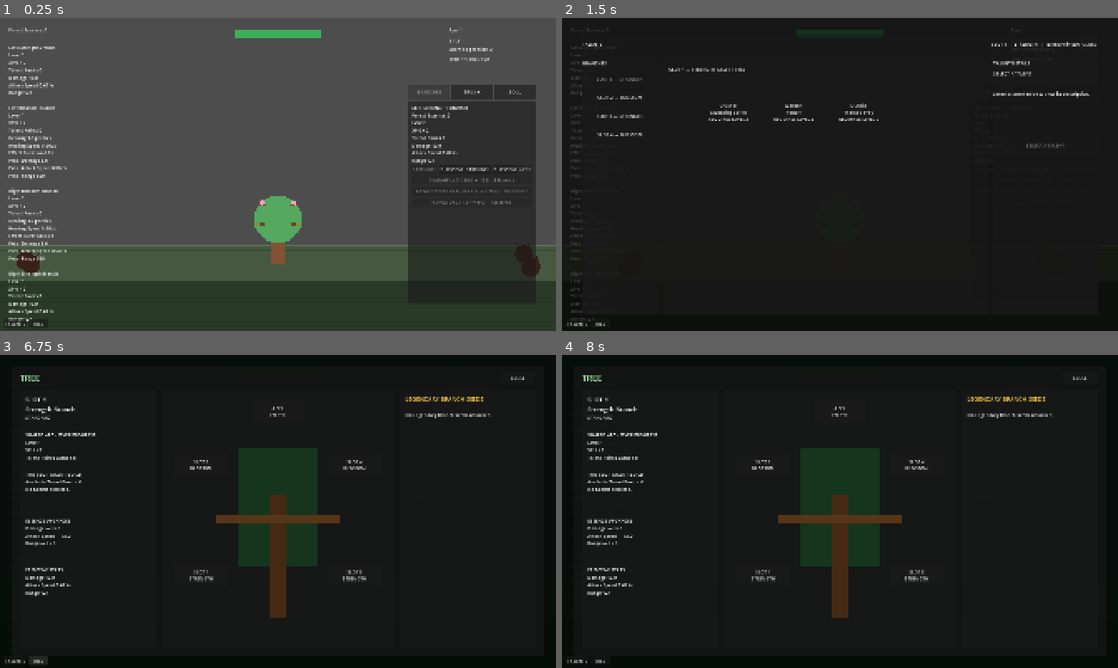
Above: before the commit, frames 1-4 (two rows, left to right).
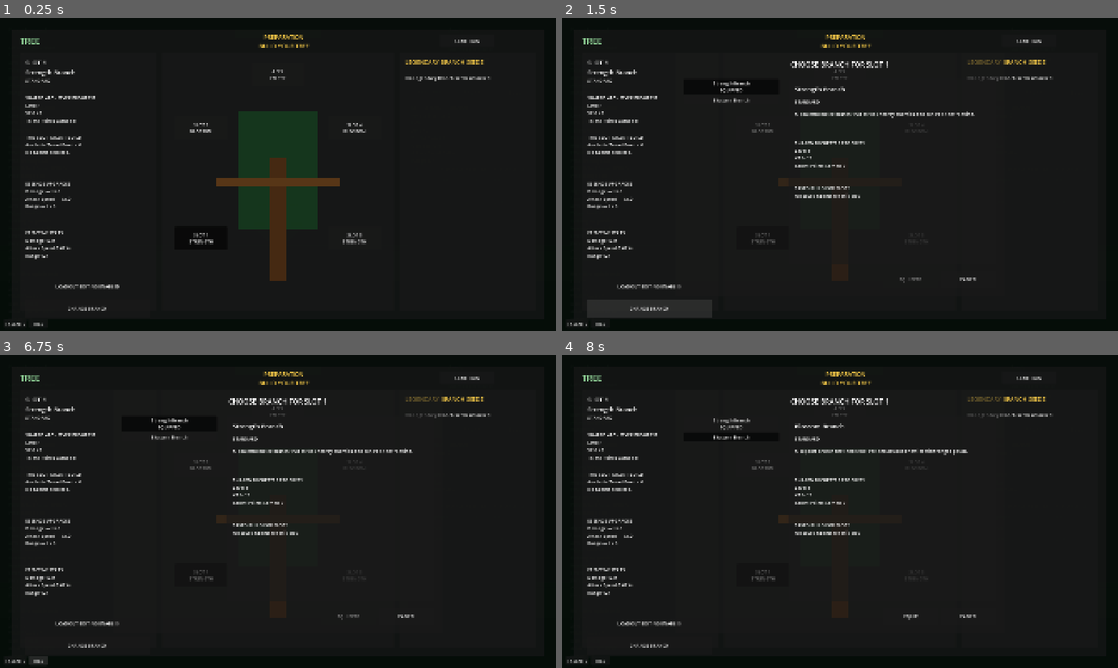
Above: after the commit, the same moments.

Repository: Triggggie/tree-guardian
Game: Godot game, scene res://scenes/main_world.tscn
Two runs of this game, one before a commit and one after it. Both use one fixed random seed, a clock stepped at 60 frames per second and the inputs below.
Inputs (mouse positions are in pixels of both pictures, inside the frame that each line leads up to):
- Up to frame 1 (0.25 s): no input
- Up to frame 2 (1.5 s): click "TALENTS" at 0.5 s; click (650, 309) at 1.25 s, where only the run after the commit has a clickable "CHANGE BRANCH"
- Up to frame 3 (6.75 s): click (278, 411) at 2 s, where only the run after the commit has a clickable "APEX EMPTY"; click "BLOSSOM" (after the commit: "SLOT 2 BLOSSOM") at 2.75 s; click "BLOSSOM" (after the commit: "SLOT 4 BLOSSOM") at 3.5 s; click (200, 574) at 4.25 s, where only the run after the commit has a clickable "SLOT 1 STRENGTH"; click "STRENGTH" (after the commit: "SLOT 3 STRENGTH") at 5 s; click (166, 423) at 5.75 s, where only the run after the commit has a clickable "Strength Branch EQUIPPED"; click "TREE" at 6.5 s
- Up to frame 4 (8 s): click (728, 436) at 7.25 s, where only the run after the commit has a clickable "Blossom Branch"

The runs differ from the first frame. In frame 1, 87% of the frame differs, in the area x 0-100%, y 0-100%; in frame 2, 5.1%; in frame 3, 3.8%; in frame 4, 3.8%.

Commit message:
Add Branch preparation and TREE picker

Diff:
--- a/scenes/ui/TreeScreen.tscn
+++ b/scenes/ui/TreeScreen.tscn
@@ -44,6 +44,25 @@
 offset_bottom = 60.0
 text = "CLOSE"
 
+[node name="PreparationBanner" type="Label" parent="MainPanel"]
+visible = false
+offset_left = 620.0
+offset_top = 12.0
+offset_right = 1260.0
+offset_bottom = 68.0
+theme_override_colors/font_color = Color(0.95, 0.78, 0.28, 1)
+theme_override_font_sizes/font_size = 20
+text = "PREPARATION\nBUILD YOUR TREE"
+horizontal_alignment = 1
+
+[node name="ContinueButton" type="Button" parent="MainPanel"]
+visible = false
+offset_left = 1480.0
+offset_top = 18.0
+offset_right = 1668.0
+offset_bottom = 60.0
+text = "START RUN"
+
 [node name="DetailPanel" type="Panel" parent="MainPanel"]
 offset_left = 28.0
 offset_top = 80.0
@@ -87,7 +106,22 @@
 offset_left = 20.0
 offset_top = 610.0
 offset_right = 450.0
-offset_bottom = 860.0
+offset_bottom = 790.0
+
+[node name="LoadoutStatusLabel" type="Label" parent="MainPanel/DetailPanel"]
+offset_left = 20.0
+offset_top = 795.0
+offset_right = 450.0
+offset_bottom = 842.0
+text = "LOADOUT LOCKED\nBranch changes are available during Preparation."
+horizontal_alignment = 1
+
+[node name="ChangeBranchButton" type="Button" parent="MainPanel/DetailPanel"]
+offset_left = 20.0
+offset_top = 850.0
+offset_right = 450.0
+offset_bottom = 915.0
+text = "CHANGE BRANCH\nPREPARATION ONLY"
 
 [node name="TreeCanvas" type="Panel" parent="MainPanel"]
 offset_left = 520.0
@@ -181,3 +215,78 @@
 offset_bottom = 850.0
 text = "No Legendary Branch Seeds unlocked."
 autowrap_mode = 2
+
+[node name="BranchPicker" type="Panel" parent="."]
+visible = false
+layout_mode = 0
+offset_left = 390.0
+offset_top = 120.0
+offset_right = 1530.0
+offset_bottom = 960.0
+
+[node name="TitleLabel" type="Label" parent="BranchPicker"]
+offset_left = 30.0
+offset_top = 24.0
+offset_right = 1110.0
+offset_bottom = 65.0
+theme_override_font_sizes/font_size = 24
+text = "CHOOSE BRANCH FOR SLOT 1"
+horizontal_alignment = 1
+
+[node name="CandidateList" type="VBoxContainer" parent="BranchPicker"]
+offset_left = 30.0
+offset_top = 90.0
+offset_right = 360.0
+offset_bottom = 730.0
+
+[node name="PreviewPanel" type="Panel" parent="BranchPicker"]
+offset_left = 390.0
+offset_top = 90.0
+offset_right = 1110.0
+offset_bottom = 730.0
+
+[node name="NameLabel" type="Label" parent="BranchPicker/PreviewPanel"]
+offset_left = 24.0
+offset_top = 20.0
+offset_right = 696.0
+offset_bottom = 60.0
+theme_override_font_sizes/font_size = 22
+
+[node name="CategoryLabel" type="Label" parent="BranchPicker/PreviewPanel"]
+offset_left = 24.0
+offset_top = 68.0
+offset_right = 696.0
+offset_bottom = 100.0
+
+[node name="DescriptionLabel" type="Label" parent="BranchPicker/PreviewPanel"]
+offset_left = 24.0
+offset_top = 110.0
+offset_right = 696.0
+offset_bottom = 190.0
+autowrap_mode = 2
+
+[node name="ProgressLabel" type="Label" parent="BranchPicker/PreviewPanel"]
+offset_left = 24.0
+offset_top = 210.0
+offset_right = 696.0
+offset_bottom = 345.0
+
+[node name="SavedBuildLabel" type="Label" parent="BranchPicker/PreviewPanel"]
+offset_left = 24.0
+offset_top = 365.0
+offset_right = 696.0
+offset_bottom = 590.0
+
+[node name="ConfirmButton" type="Button" parent="BranchPicker"]
+offset_left = 720.0
+offset_top = 755.0
+offset_right = 910.0
+offset_bottom = 810.0
+text = "EQUIP"
+
+[node name="CancelButton" type="Button" parent="BranchPicker"]
+offset_left = 920.0
+offset_top = 755.0
+offset_right = 1110.0
+offset_bottom = 810.0
+text = "CANCEL"
--- a/scripts/ui.gd
+++ b/scripts/ui.gd
@@ -41,6 +41,8 @@
 	$TreeScreen
 )
 
+var wave_manager: Node
+
 
 func _ready() -> void:
 	branch_tab_button.pressed.connect(
@@ -64,6 +66,19 @@
 	)
 
 	show_branch_upgrades()
+
+	wave_manager = get_node_or_null("../WaveManager")
+	if (
+		is_instance_valid(wave_manager)
+		and wave_manager.has_signal("preparation_state_changed")
+		and not wave_manager.preparation_state_changed.is_connected(
+			_on_preparation_state_changed
+		)
+	):
+		wave_manager.preparation_state_changed.connect(
+			_on_preparation_state_changed
+		)
+	call_deferred("_sync_preparation_state")
 
 
 func show_branch_upgrades() -> void:
@@ -97,6 +112,12 @@
 
 
 func open_talent_screen() -> void:
+	if (
+		is_instance_valid(wave_manager)
+		and wave_manager.has_method("is_preparation_active")
+		and wave_manager.is_preparation_active()
+	):
+		return
 	if tree_screen.has_method("close_screen"):
 		tree_screen.close_screen()
 	if talent_screen.has_method(
@@ -110,3 +131,33 @@
 		talent_screen.close_screen()
 	if tree_screen.has_method("open_screen"):
 		tree_screen.open_screen()
+
+
+func _sync_preparation_state() -> void:
+	if not is_instance_valid(wave_manager):
+		wave_manager = get_node_or_null("../WaveManager")
+	if not is_instance_valid(wave_manager):
+		return
+	_on_preparation_state_changed(
+		wave_manager.is_preparation_active(),
+		wave_manager.get_preparation_reason()
+	)
+
+
+func _on_preparation_state_changed(
+	is_active: bool,
+	reason: StringName
+) -> void:
+	if is_active:
+		if talent_screen.has_method("close_screen"):
+			talent_screen.close_screen()
+		if tree_screen.has_method("set_preparation_mode"):
+			tree_screen.set_preparation_mode(true, reason)
+		if tree_screen.has_method("open_screen"):
+			tree_screen.open_screen()
+		return
+
+	if tree_screen.has_method("set_preparation_mode"):
+		tree_screen.set_preparation_mode(false, &"")
+	if tree_screen.has_method("close_screen"):
+		tree_screen.close_screen()
--- a/scripts/ui/tree_screen.gd
+++ b/scripts/ui/tree_screen.gd
@@ -9,6 +9,20 @@
 @onready var upgrades_label: Label = $MainPanel/DetailPanel/UpgradesLabel
 @onready var stats_label: Label = $MainPanel/DetailPanel/StatsLabel
 @onready var seed_list_label: Label = $MainPanel/SeedPanel/SeedListLabel
+@onready var preparation_banner: Label = $MainPanel/PreparationBanner
+@onready var continue_button: Button = $MainPanel/ContinueButton
+@onready var loadout_status_label: Label = $MainPanel/DetailPanel/LoadoutStatusLabel
+@onready var change_branch_button: Button = $MainPanel/DetailPanel/ChangeBranchButton
+@onready var branch_picker: Panel = $BranchPicker
+@onready var picker_title_label: Label = $BranchPicker/TitleLabel
+@onready var candidate_list: VBoxContainer = $BranchPicker/CandidateList
+@onready var candidate_name_label: Label = $BranchPicker/PreviewPanel/NameLabel
+@onready var candidate_category_label: Label = $BranchPicker/PreviewPanel/CategoryLabel
+@onready var candidate_description_label: Label = $BranchPicker/PreviewPanel/DescriptionLabel
+@onready var candidate_progress_label: Label = $BranchPicker/PreviewPanel/ProgressLabel
+@onready var candidate_saved_build_label: Label = $BranchPicker/PreviewPanel/SavedBuildLabel
+@onready var confirm_candidate_button: Button = $BranchPicker/ConfirmButton
+@onready var cancel_picker_button: Button = $BranchPicker/CancelButton
 
 @onready var slot_buttons: Dictionary = {
 	BranchSlotRules.STANDARD_SLOT_1_ID: $MainPanel/TreeCanvas/Slot1Button,
@@ -21,10 +35,20 @@
 var selected_slot_id: StringName = &""
 var branches_by_slot: Dictionary = {}
 var connected_branches: Array[CombatBranch] = []
+var preparation_active: bool = false
+var preparation_reason: StringName = &""
+var candidate_definitions: Array[BranchDefinition] = []
+var candidate_buttons_by_branch_id: Dictionary = {}
+var selected_candidate_branch_id: StringName = &""
+var wave_manager: Node
 
 
 func _ready() -> void:
 	close_button.pressed.connect(close_screen)
+	continue_button.pressed.connect(_on_continue_pressed)
+	change_branch_button.pressed.connect(open_branch_picker)
+	confirm_candidate_button.pressed.connect(confirm_selected_branch_candidate)
+	cancel_picker_button.pressed.connect(close_branch_picker)
 	for slot_id in slot_buttons:
 		var button: Button = slot_buttons[slot_id]
 		button.pressed.connect(select_slot.bind(StringName(slot_id)))
@@ -38,7 +62,37 @@
 
 
 func close_screen() -> void:
+	if preparation_active:
+		return
+	close_branch_picker()
 	hide()
+
+
+func set_preparation_mode(
+	is_active: bool,
+	reason: StringName
+) -> void:
+	preparation_active = is_active
+	preparation_reason = reason if is_active else &""
+	preparation_banner.visible = is_active
+	continue_button.visible = is_active
+	close_button.visible = not is_active
+	close_button.disabled = is_active
+	if is_active:
+		match reason:
+			&"substage_complete":
+				preparation_banner.text = "PREPARATION\nSUBSTAGE COMPLETE"
+				continue_button.text = "CONTINUE"
+			&"retry":
+				preparation_banner.text = "PREPARATION\nRETRY SUBSTAGE"
+				continue_button.text = "RETRY SUBSTAGE"
+			_:
+				preparation_banner.text = "PREPARATION\nBUILD YOUR TREE"
+				continue_button.text = "START RUN"
+	else:
+		close_branch_picker()
+	if is_node_ready():
+		_refresh_loadout_controls()
 
 
 func refresh_screen() -> void:
@@ -49,6 +103,7 @@
 	_validate_selection()
 	_refresh_selected_detail()
 	_refresh_seed_panel()
+	_refresh_loadout_controls()
 
 
 func select_slot(slot_id: StringName) -> void:
@@ -57,6 +112,7 @@
 	selected_slot_id = slot_id
 	_refresh_slot_buttons()
 	_refresh_selected_detail()
+	_refresh_loadout_controls()
 
 
 func _find_active_branches() -> void:
@@ -164,6 +220,240 @@
 			continue
 		lines.append("%s — %s" % [definition.display_name, definition.get_legendary_tier_display_name()])
 	seed_list_label.text = "\n\n".join(lines)
+
+
+func _refresh_loadout_controls() -> void:
+	var is_standard_slot: bool = BranchSlotRules.is_standard_slot(
+		BranchSlotRules.get_slot_index(selected_slot_id)
+	)
+	var edit_allowed: bool = (
+		is_standard_slot
+		and _is_standard_loadout_edit_allowed()
+	)
+	change_branch_button.disabled = not edit_allowed
+	if not is_standard_slot:
+		change_branch_button.text = "STANDARD BRANCH PICKER UNAVAILABLE"
+		loadout_status_label.text = "APEX LOADOUT IS NOT AVAILABLE YET."
+	elif edit_allowed:
+		change_branch_button.text = "CHANGE BRANCH"
+		loadout_status_label.text = "LOADOUT EDITING ENABLED"
+	else:
+		change_branch_button.text = "CHANGE BRANCH\nPREPARATION ONLY"
+		loadout_status_label.text = (
+			"LOADOUT LOCKED\n"
+			+ "Branch changes are available during Preparation."
+		)
+
+
+func open_branch_picker() -> bool:
+	if not _is_standard_loadout_edit_allowed():
+		return false
+	var slot_index: int = BranchSlotRules.get_slot_index(selected_slot_id)
+	if not BranchSlotRules.is_standard_slot(slot_index):
+		return false
+
+	_rebuild_candidate_collection()
+	if candidate_definitions.is_empty():
+		return false
+	picker_title_label.text = "CHOOSE BRANCH FOR SLOT %d" % slot_index
+	branch_picker.show()
+	var current_branch_id: StringName = _get_equipped_branch_id(selected_slot_id)
+	var initial_candidate_id: StringName = candidate_definitions[0].branch_id
+	for definition in candidate_definitions:
+		if definition.branch_id == current_branch_id:
+			initial_candidate_id = current_branch_id
+			break
+	select_branch_candidate(initial_candidate_id)
+	return true
+
+
+func close_branch_picker() -> void:
+	branch_picker.hide()
+	selected_candidate_branch_id = &""
+
+
+func _rebuild_candidate_collection() -> void:
+	candidate_definitions.clear()
+	candidate_buttons_by_branch_id.clear()
+	for child in candidate_list.get_children():
+		child.queue_free()
+
+	for definition in GameContent.get_branches():
+		if not _is_valid_standard_candidate(definition, selected_slot_id):
+			continue
+		candidate_definitions.append(definition)
+		var candidate_button := Button.new()
+		candidate_button.text = definition.display_name
+		candidate_button.toggle_mode = true
+		candidate_button.pressed.connect(
+			select_branch_candidate.bind(definition.branch_id)
+		)
+		candidate_list.add_child(candidate_button)
+		candidate_buttons_by_branch_id[definition.branch_id] = candidate_button
+
+
+func _is_valid_standard_candidate(
+	definition: BranchDefinition,
+	slot_id: StringName
+) -> bool:
+	var slot_index: int = BranchSlotRules.get_slot_index(slot_id)
+	return (
+		is_instance_valid(definition)
+		and definition.is_valid_definition()
+		and definition.is_standard_branch()
+		and definition.branch_scene != null
+		and BranchSlotRules.is_standard_slot(slot_index)
+		and BranchSlotRules.can_place_definition(definition, slot_index)
+	)
+
+
+func select_branch_candidate(branch_id: StringName) -> bool:
+	var definition: BranchDefinition = GameContent.get_branch(branch_id)
+	if not _is_valid_standard_candidate(definition, selected_slot_id):
+		return false
+	selected_candidate_branch_id = branch_id
+	_refresh_candidate_buttons()
+	_refresh_candidate_preview(definition)
+	return true
+
+
+func _refresh_candidate_buttons() -> void:
+	var current_branch_id: StringName = _get_equipped_branch_id(selected_slot_id)
+	for definition in candidate_definitions:
+		var button: Button = candidate_buttons_by_branch_id.get(
+			definition.branch_id
+		) as Button
+		if not is_instance_valid(button):
+			continue
+		button.button_pressed = definition.branch_id == selected_candidate_branch_id
+		button.text = definition.display_name
+		if definition.branch_id == current_branch_id:
+			button.text += "\nEQUIPPED"
+
+
+func _refresh_candidate_preview(definition: BranchDefinition) -> void:
+	candidate_name_label.text = definition.display_name
+	candidate_category_label.text = definition.get_category_display_name().to_upper()
+	candidate_description_label.text = definition.description
+	_refresh_candidate_progress(definition.branch_id)
+	_refresh_candidate_saved_build(definition)
+	var is_current: bool = (
+		definition.branch_id == _get_equipped_branch_id(selected_slot_id)
+	)
+	confirm_candidate_button.disabled = is_current
+	confirm_candidate_button.text = "EQUIPPED" if is_current else "EQUIP"
+
+
+func _refresh_candidate_progress(branch_id: StringName) -> void:
+	var progress_service := get_node_or_null(
+		"/root/BranchProgress"
+	) as BranchProgressService
+	var progress: BranchProgressRecord = null
+	if is_instance_valid(progress_service):
+		progress = progress_service.get_progress_copy(branch_id)
+	if progress == null:
+		candidate_progress_label.text = (
+			"SHARED ARCHETYPE PROGRESS\n"
+			+ "No progression recorded yet."
+		)
+		return
+
+	var xp_text: String = "XP %d" % progress.current_xp
+	for branch_value in branches_by_slot.values():
+		var branch := branch_value as CombatBranch
+		if is_instance_valid(branch) and branch.branch_id == branch_id:
+			xp_text = "XP %d / %d" % [
+				progress.current_xp,
+				branch.get_safe_xp_required_per_level()
+			]
+			break
+	candidate_progress_label.text = (
+		"SHARED ARCHETYPE PROGRESS\nLevel %d\n%s\nTalent Points Earned %d"
+		% [
+			progress.branch_level,
+			xp_text,
+			progress.total_talent_points_earned
+		]
+	)
+
+
+func _refresh_candidate_saved_build(definition: BranchDefinition) -> void:
+	var slot_index: int = BranchSlotRules.get_slot_index(selected_slot_id)
+	var lines: Array[String] = [
+		"SAVED BUILD FOR SLOT %d" % slot_index
+	]
+	var progress_service := get_node_or_null(
+		"/root/BranchProgress"
+	) as BranchProgressService
+	var loadout: BranchTalentLoadoutRecord = null
+	if is_instance_valid(progress_service):
+		loadout = progress_service.get_talent_loadout_copy(
+			selected_slot_id,
+			definition.branch_id
+		)
+	var found_talent: bool = false
+	if loadout != null and is_instance_valid(definition.talent_tree):
+		for talent in definition.talent_tree.talents:
+			if (
+				is_instance_valid(talent)
+				and loadout.is_talent_purchased(talent.talent_id)
+			):
+				lines.append(talent.display_name)
+				found_talent = true
+	if not found_talent:
+		lines.append("No saved talents for this slot.")
+	candidate_saved_build_label.text = "\n".join(lines)
+
+
+func confirm_selected_branch_candidate() -> bool:
+	if not _is_standard_loadout_edit_allowed():
+		return false
+	if not BranchSlotRules.is_standard_slot(
+		BranchSlotRules.get_slot_index(selected_slot_id)
+	):
+		return false
+	var definition: BranchDefinition = GameContent.get_branch(
+		selected_candidate_branch_id
+	)
+	if not _is_valid_standard_candidate(definition, selected_slot_id):
+		return false
+	if _get_equipped_branch_id(selected_slot_id) == definition.branch_id:
+		return false
+	var loadout := get_node_or_null("/root/BranchLoadout") as BranchLoadoutService
+	if not is_instance_valid(loadout):
+		return false
+	return loadout.equip_standard_branch(
+		selected_slot_id,
+		definition.branch_id
+	)
+
+
+func _get_equipped_branch_id(slot_id: StringName) -> StringName:
+	var loadout := get_node_or_null("/root/BranchLoadout") as BranchLoadoutService
+	if not is_instance_valid(loadout):
+		return &""
+	return loadout.get_equipped_branch_id(slot_id)
+
+
+func _is_standard_loadout_edit_allowed() -> bool:
+	if not is_instance_valid(wave_manager):
+		wave_manager = get_tree().get_first_node_in_group("wave_manager")
+	return (
+		is_instance_valid(wave_manager)
+		and wave_manager.has_method("is_standard_loadout_edit_allowed")
+		and wave_manager.is_standard_loadout_edit_allowed()
+	)
+
+
+func _on_continue_pressed() -> void:
+	close_branch_picker()
+	if not is_instance_valid(wave_manager):
+		wave_manager = get_tree().get_first_node_in_group("wave_manager")
+	if (
+		is_instance_valid(wave_manager)
+		and wave_manager.has_method("continue_from_preparation")
+	):
+		wave_manager.continue_from_preparation()
 
 
 func _get_short_branch_name(branch: CombatBranch) -> String:
@@ -255,8 +545,10 @@
 
 
 func _on_runtime_standard_slot_changed(
-	_slot_id: StringName,
+	slot_id: StringName,
 	_branch_id: StringName
 ) -> void:
 	if visible:
 		refresh_screen()
+	if branch_picker.visible and slot_id == selected_slot_id:
+		close_branch_picker()
--- a/scripts/wave_manager.gd
+++ b/scripts/wave_manager.gd
@@ -10,6 +10,17 @@
 	message: String
 )
 
+signal preparation_state_changed(
+	is_active: bool,
+	reason: StringName
+)
+
+
+const PREPARATION_REASON_NONE: StringName = &""
+const PREPARATION_REASON_INITIAL: StringName = &"initial"
+const PREPARATION_REASON_SUBSTAGE_COMPLETE: StringName = &"substage_complete"
+const PREPARATION_REASON_RETRY: StringName = &"retry"
+
 
 @onready var game_over_panel: Panel = (
 	$"../UI/GameOverPanel"
@@ -18,7 +29,10 @@
 
 var tree_node: Node2D
 var wave_director: WaveDirector
+var branch_loadout_controller: TreeBranchLoadoutController
 var tree_defeated: bool = false
+var preparation_active: bool = false
+var preparation_reason: StringName = PREPARATION_REASON_NONE
 
 var current_wave: int:
 	get:
@@ -77,11 +91,27 @@
 	wave_director.new_highest_wave_completed.connect(
 		_on_new_highest_wave_completed
 	)
+	wave_director.substage_checkpoint_reached.connect(
+		_on_substage_checkpoint_reached
+	)
+
+	branch_loadout_controller = get_tree().get_first_node_in_group(
+		"branch_loadout_controller"
+	) as TreeBranchLoadoutController
+	if (
+		is_instance_valid(branch_loadout_controller)
+		and not branch_loadout_controller.runtime_standard_slot_changed.is_connected(
+			_on_runtime_standard_slot_changed
+		)
+	):
+		branch_loadout_controller.runtime_standard_slot_changed.connect(
+			_on_runtime_standard_slot_changed
+		)
 
 	if not wave_director.is_ready_to_run():
 		return
 
-	start_wave_cycle(false)
+	_enter_preparation(PREPARATION_REASON_INITIAL)
 
 
 func _exit_tree() -> void:
@@ -103,6 +133,33 @@
 	wave_director.start_cycle(
 		retry_current_wave
 	)
+
+
+func is_preparation_active() -> bool:
+	return preparation_active
+
+
+func get_preparation_reason() -> StringName:
+	return preparation_reason
+
+
+func is_standard_loadout_edit_allowed() -> bool:
+	return preparation_active and not tree_defeated
+
+
+func continue_from_preparation() -> bool:
+	if not preparation_active or tree_defeated:
+		return false
+	if not is_instance_valid(wave_director):
+		return false
+
+	var previous_reason: StringName = preparation_reason
+	_exit_preparation()
+	if wave_director.start_cycle(false):
+		return true
+
+	_enter_preparation(previous_reason)
+	return false
 
 
 func get_current_enemies_per_side() -> int:
@@ -178,6 +235,12 @@
 		and tree_node.has_method("add_age")
 	):
 		tree_node.add_age(1)
+
+
+func _on_substage_checkpoint_reached(
+	_completed_global_wave: int
+) -> void:
+	_enter_preparation(PREPARATION_REASON_SUBSTAGE_COMPLETE)
 
 
 func _on_tree_died() -> void:
@@ -263,11 +326,6 @@
 		and tree_node.has_method("revive")
 	):
 		tree_node.revive()
-
-	get_tree().call_group(
-		"combat_branch",
-		"resume_combat"
-	)
 
 	tree_defeated = false
 
@@ -283,14 +341,48 @@
 		"-1"
 	)
 
-	var restarted: bool = (
-		wave_director.restart_current_substage()
-	)
-
-	if restarted:
+	var restart_prepared: bool = (
+		wave_director.prepare_current_substage_restart()
+	)
+
+	if restart_prepared:
+		_enter_preparation(PREPARATION_REASON_RETRY)
 		return
 
 	tree_defeated = true
 	push_error(
 		"WaveManager could not restart the current Substage."
 	)
+
+
+func _enter_preparation(reason: StringName) -> void:
+	if reason == PREPARATION_REASON_NONE:
+		return
+
+	if is_instance_valid(wave_director):
+		wave_director.cancel_cycle(true)
+	remove_remaining_enemies()
+	get_tree().call_group("combat_branch", "stop_combat")
+	preparation_active = true
+	preparation_reason = reason
+	preparation_state_changed.emit(true, reason)
+
+
+func _exit_preparation() -> void:
+	preparation_active = false
+	preparation_reason = PREPARATION_REASON_NONE
+	preparation_state_changed.emit(false, PREPARATION_REASON_NONE)
+	get_tree().call_group("combat_branch", "resume_combat")
+
+
+func _on_runtime_standard_slot_changed(
+	slot_id: StringName,
+	_branch_id: StringName
+) -> void:
+	if not preparation_active or not is_instance_valid(branch_loadout_controller):
+		return
+	var runtime_branch: CombatBranch = (
+		branch_loadout_controller.get_runtime_branch(slot_id)
+	)
+	if is_instance_valid(runtime_branch):
+		runtime_branch.stop_combat()
--- a/scripts/waves/wave_director.gd
+++ b/scripts/waves/wave_director.gd
@@ -13,6 +13,10 @@
 
 signal new_highest_wave_completed(
 	global_wave: int
+)
+
+signal substage_checkpoint_reached(
+	completed_global_wave: int
 )
 
 
@@ -265,14 +269,22 @@
 
 
 func restart_current_substage() -> bool:
+	if not prepare_current_substage_restart():
+		return false
+	return start_cycle(false)
+
+
+func prepare_current_substage_restart() -> bool:
+	if not is_ready_to_run():
+		return false
+
 	var substage_start_wave: int = (
 		get_current_substage_start_wave()
 	)
 
 	cancel_cycle(true)
 	current_wave = substage_start_wave - 1
-
-	return start_cycle(false)
+	return true
 
 
 func is_cycle_active(
@@ -434,6 +446,14 @@
 		(get_current_wave_in_stage() - 1)
 		% get_safe_waves_per_substage()
 	) + 1
+
+
+func is_current_wave_substage_end() -> bool:
+	return (
+		current_wave > 0
+		and get_current_wave_in_substage()
+		== get_safe_waves_per_substage()
+	)
 
 
 func get_current_substage_start_wave() -> int:
@@ -725,6 +745,18 @@
 		if not is_cycle_active(cycle_id):
 			return
 
+		if _reach_substage_checkpoint_if_needed():
+			return
+
+
+func _reach_substage_checkpoint_if_needed() -> bool:
+	if not is_current_wave_substage_end():
+		return false
+
+	_cycle_running = false
+	substage_checkpoint_reached.emit(current_wave)
+	return true
+
 
 func _wait_until_all_enemies_are_dead(
 	cycle_id: int
